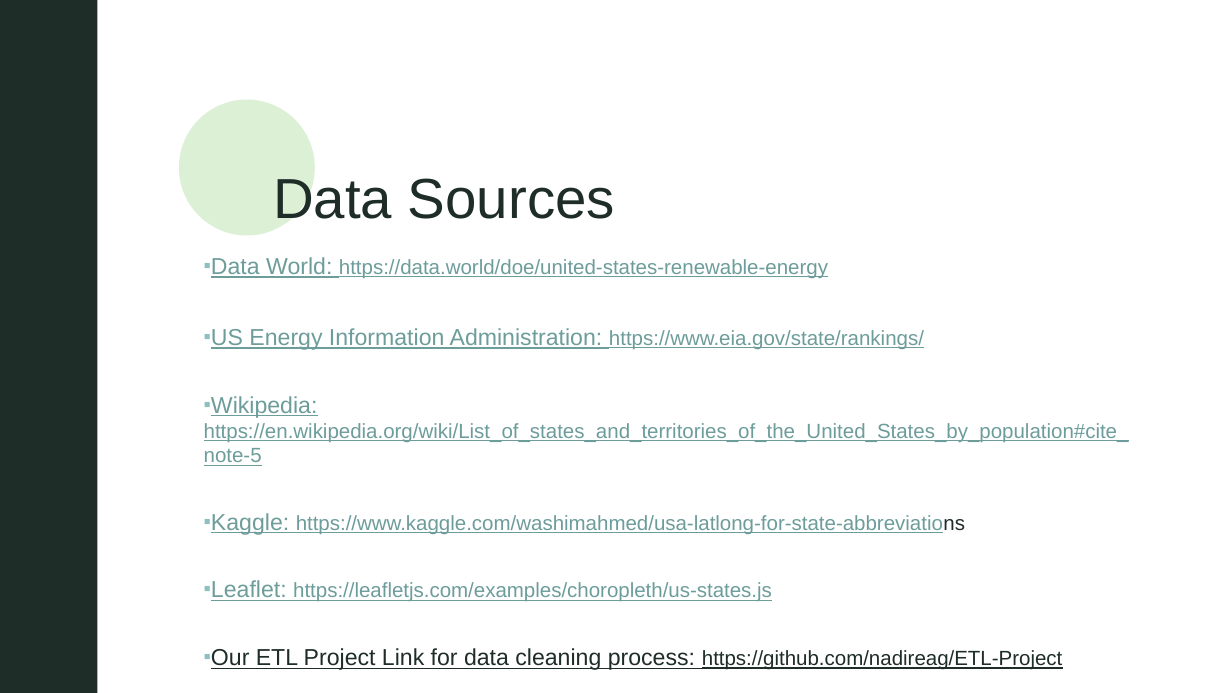
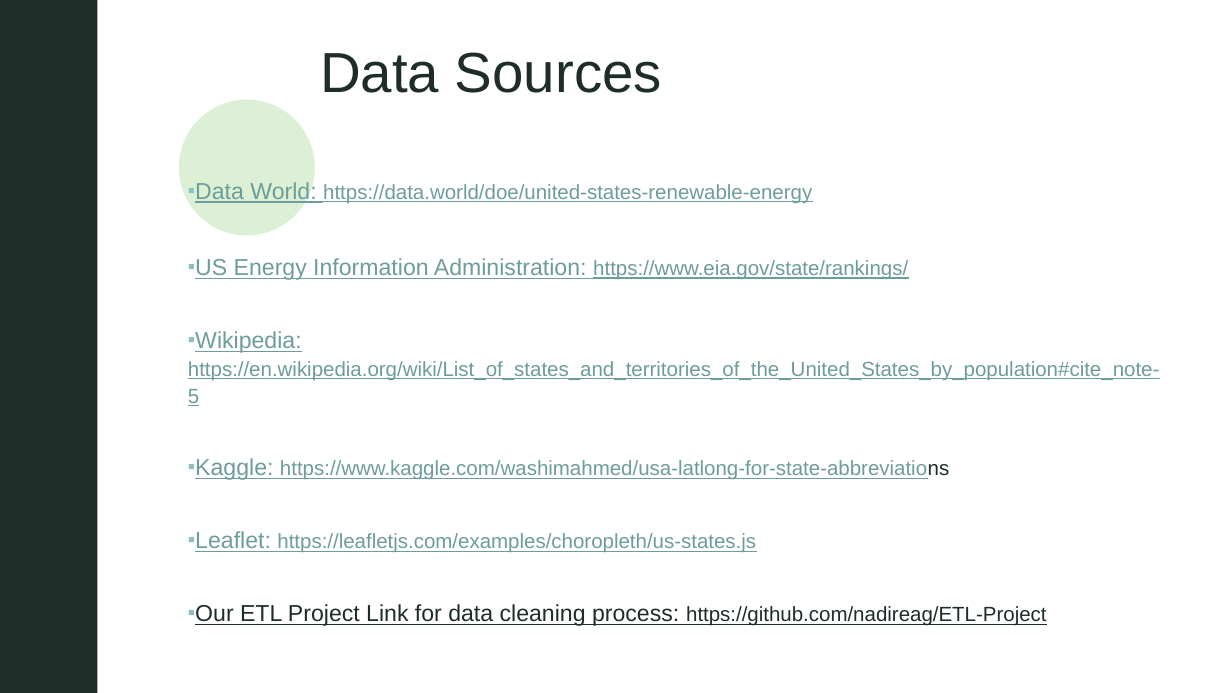
Before and after one commit to nadireag/Green-Energy, a slide deck: slide 2 of Green Energy Presentation.pptx. Drawn at 1232x693 pixels with LibreOffice and Linux fonts; fonts in the diff are those of the drawing; grey boxes stand for pictures; background and template pictures are left out. Boxes give left, top, right and bottom in pixels: in the first picture for what was removed or moved away, otherwise in the second. Text is boxed around its words. In the diff, an @@ line names an element or a change of style, - is before the commit and + after.

Commit message:
updated ppt

```diff
--- a/Green Energy Presentation.pptx
+++ b/Green Energy Presentation.pptx
@@ text "Data Sources" rewrapped from (273,174,615,229) to (320,52,662,93) @@
@@ text "Data World: https://data.world/doe/united-states-renewable-e ...": place and size @@
-text "Data World: https://data.world/doe/united-states-renewable-e ..." at (204,257,1129,670)
+text "Data World: https://data.world/doe/united-states-renewable-e ..." at (188,180,1160,626)
@@ text "Data World: https://data.world/doe/united-states-renewable-e ..." at (188,180,1160,626): line spacing 1 to 1.1 @@
```
Also in this commit, not shown: 3 other slides changed, 1 other file.
